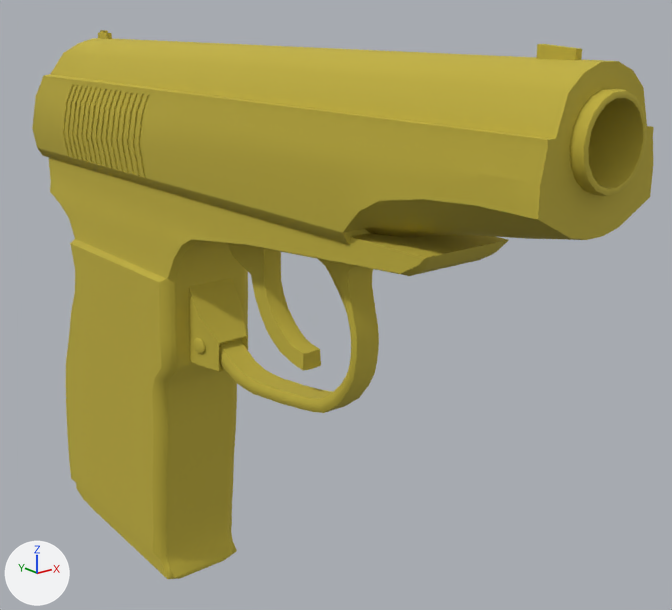
Renders of the FBX model Source/Models/Robbin/Weapons/Makarov/Makarov High Poly.FBX from each side of a commit.
The view is the same before and after, from a camera (50 mm lens) standing at (-0.0875, -0.1663, 0.0711) and looking at (0.0129, -0.0407, 0.0209). The lights are fixed; the arrows at lower left show +X, +Y and +Z. Where no turn or scale is listed for an object, it has been applied to the vertices.

Objects in the first picture: 'High Poly Barrel', 'High Poly Base'.
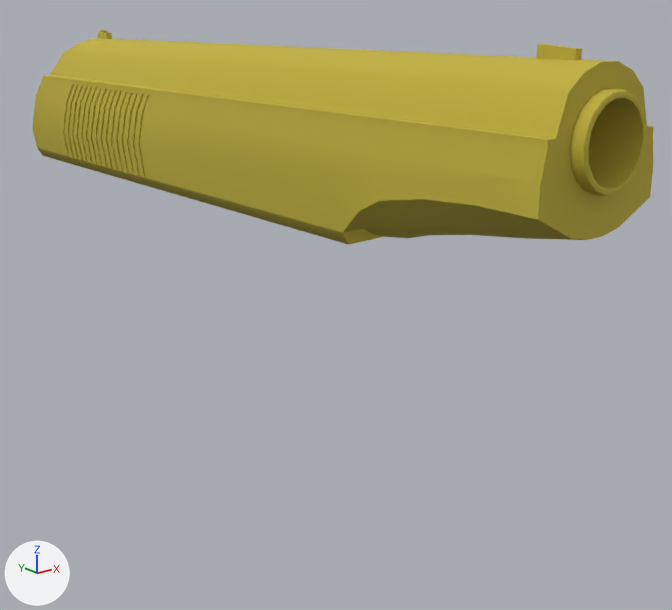
Pixel boxes (x1, y1, x2, y2) of what changed, in the pictures (672 x 610 px):
'High Poly Base', deleted (yellow): before (49, 158, 509, 579)

The edits, one by one:
Object 'High Poly Base' (ob_high_poly_base) is deleted.
